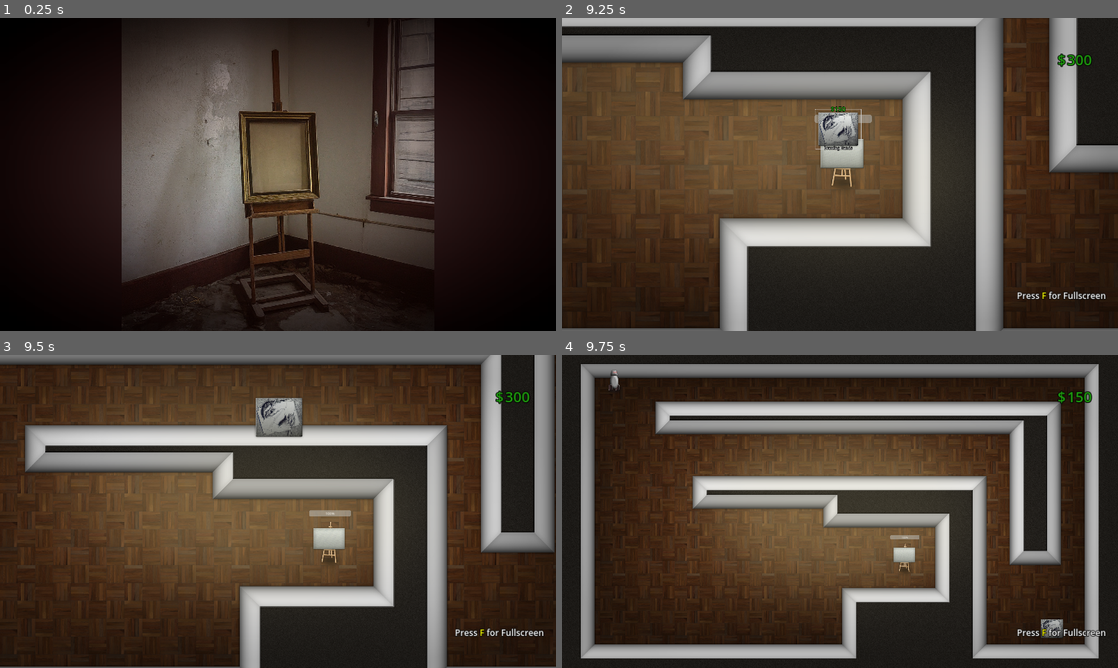
Above: before the commit, frames 1-4 (two rows, left to right).
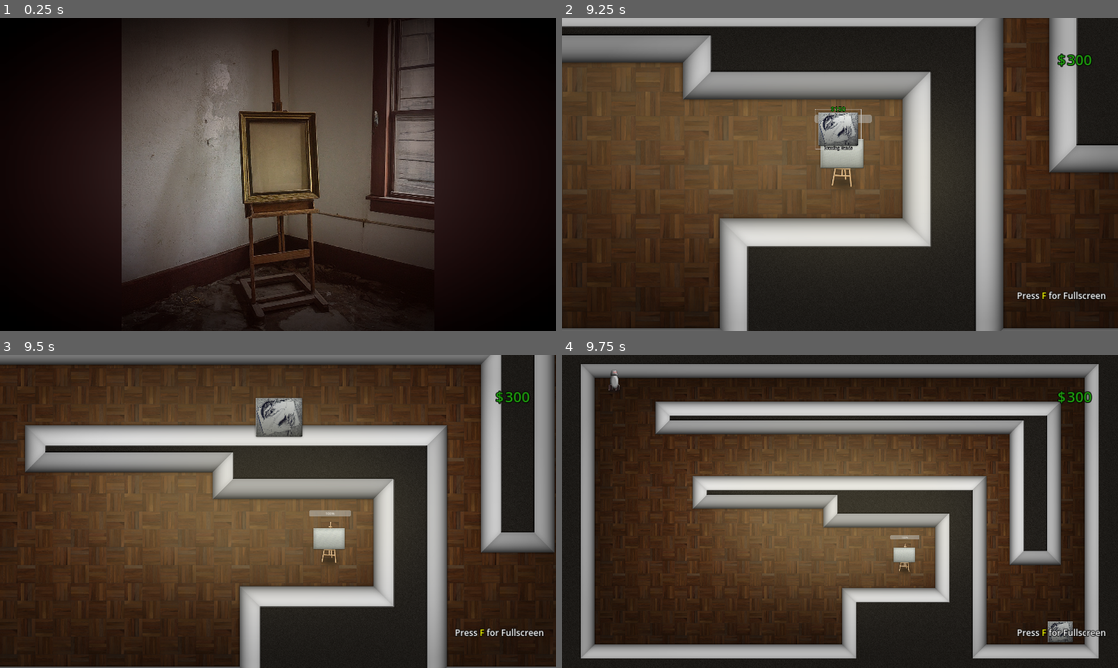
Above: after the commit, the same moments.

Repository: vibrunazo/godot-laststand
Game: Godot game, scene res://scenes/main_menu.tscn
Same seed, same stepped clock (60 frames per second), same inputs: the game is played once before the commit and once after it.
Inputs (mouse positions are in pixels of both pictures, inside the frame that each line leads up to):
- Up to frame 1 (0.25 s): no input
- Up to frame 2 (9.25 s): tap Enter at 0.5 s; move the mouse to (962, 158) at 0.52 s; click (962, 158) at 0.67 s; move the mouse to (728, 190) at 1.27 s; click (728, 190) at 1.42 s; move the mouse to (895, 105) at 2.02 s; click (895, 105) at 2.17 s; move the mouse to (812, 237) at 2.77 s; click (812, 237) at 2.92 s; tap Space at 3.5 s; move the mouse to (1006, 221) at 3.52 s; click (1006, 221) at 3.67 s; click "Play" at 4.25 s; click (906, 224) at 5 s; click (973, 146) at 5.75 s; click (890, 208) at 6.5 s; click (712, 149) at 7.25 s; click (890, 208) at 8 s; click (834, 71) at 8.75 s
- Up to frame 3 (9.5 s): no input
- Up to frame 4 (9.75 s): move the mouse to (1062, 633) at 9.52 s; click (1062, 633) at 9.67 s

Frames 1-3 are identical in both runs. In frame 4, 0.3% of the frame differs, in the area x 86-94%, y 11-92%.

Commit message:
can only place towers on walls

Diff:
--- a/scenes/game.gd
+++ b/scenes/game.gd
@@ -10,6 +10,7 @@
 @onready var ui_layer = $UILayer
 @onready var tower_layer = $TowerLayer
 @onready var spawner: Spawner = $Spawner
+@onready var tilemap: TileMap = $TileMap
 
 var is_selecting_tower: bool = false
 var tower_menu_ref: PickTowerMenu
@@ -90,12 +91,25 @@
 	await get_tree().create_timer(2).timeout
 	UI.show_win()
 
+func get_clicked_tile_wall() -> bool:
+	var clicked_cell = tilemap.local_to_map(tilemap.get_local_mouse_position())
+	var data = tilemap.get_cell_tile_data(0, clicked_cell)
+	if data:
+		return data.get_custom_data("wall")
+	else:
+		return false
+
 func _unhandled_input(event):
 	if event is InputEventMouseButton and event.is_pressed():
+		var is_wall: bool = get_clicked_tile_wall()
+		print('is wall: %s' % is_wall)
+
 		if is_selecting_tower:
 			_on_artstand_clicked()
 		elif is_instance_valid(tower_being_placed):
-			place_tower()
+			if is_wall:
+				place_tower()
+
 
 func _on_artstand_clicked():
 	is_selecting_tower = !is_selecting_tower
--- a/scenes/game.tscn
+++ b/scenes/game.tscn
@@ -17,24 +17,34 @@
 1:0/0 = 0
 1:1/0 = 0
 2:1/0 = 0
+2:1/0/custom_data_0 = true
 3:1/0 = 0
 6:1/0 = 0
 7:1/0 = 0
+7:1/0/custom_data_0 = true
 8:1/0 = 0
 1:2/0 = 0
+1:2/0/custom_data_0 = true
 2:2/0 = 0
 3:2/0 = 0
+3:2/0/custom_data_0 = true
 6:2/0 = 0
+6:2/0/custom_data_0 = true
 8:2/0 = 0
+8:2/0/custom_data_0 = true
 1:3/0 = 0
 2:3/0 = 0
+2:3/0/custom_data_0 = true
 3:3/0 = 0
 6:3/0 = 0
 7:3/0 = 0
+7:3/0/custom_data_0 = true
 8:3/0 = 0
 
 [sub_resource type="TileSet" id="TileSet_1ywy1"]
 tile_size = Vector2i(128, 128)
+custom_data_layer_0/name = "wall"
+custom_data_layer_0/type = 1
 sources/1 = SubResource("TileSetAtlasSource_vmc6w")
 
 [sub_resource type="Curve2D" id="Curve2D_jy3kb"]
